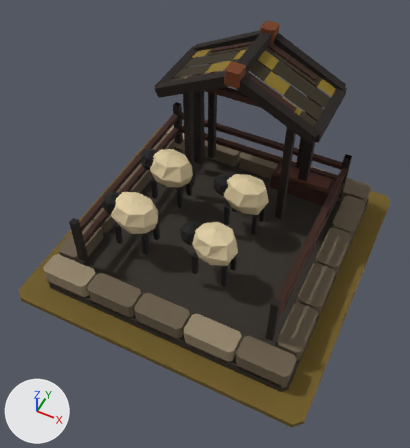
Renders of the glTF model art/pasture_t6/pasture_t6.glb from each side of a commit.
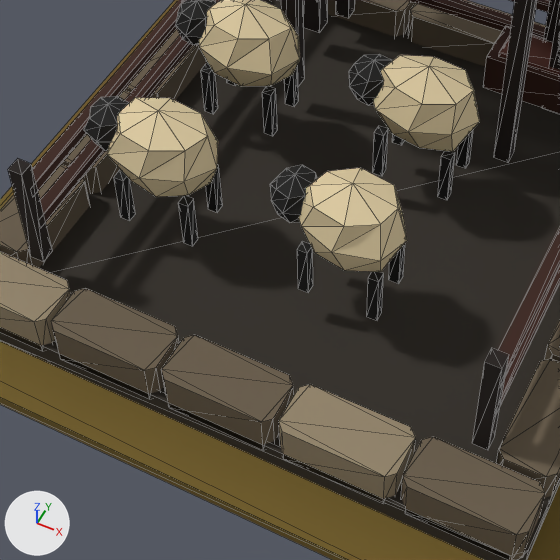
Each version appears first whole from a camera (50 mm lens) standing at (1.27, -2.77, 3.69) and looking at (0.02, -0.27, 0.57), and next in a close-up on the part from 16% to 74% of the width and 34% to 87% of the height. Arrows for +X, +Y and +Z are at lower left; the lights stay in place. The first two pictures are the older version. The close-ups show mesh edges as thin lines.

Objects in the first close-up: 'MMR | pasture | T06 Architecture.001', 'MMR | pasture | Tier 06 Ground.001'.
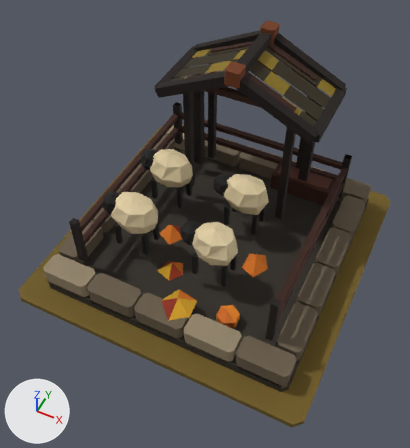
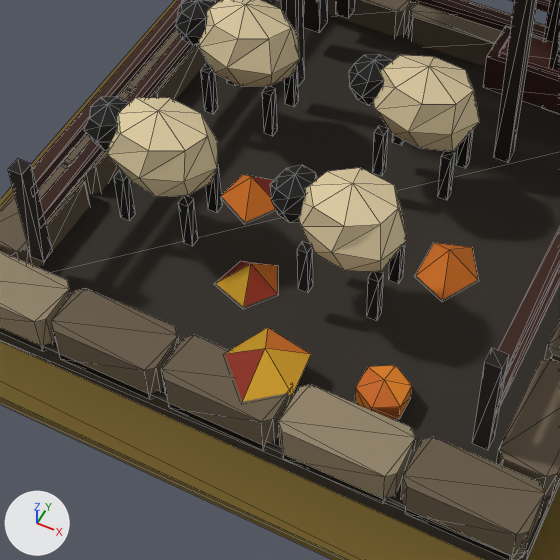
Changed parts and their boxes [x1, y1, x2, y2] in the close-ups (560 x 560 px):
'MMR | pasture | T06 Autumn Dressing.001', added (orange)
    after: [216, 175, 478, 420]

The change in detail:
Mesh me_mmr___pasture___t06_autumn_dressing_001 is new.
It has 37 vertices, 38 faces and spans x -0.442..0.511, y -0.971..-0.012, z 0.085..0.315.
It uses material mat_mmr___shared_palette_atlas (picture img_mmr_shared_color_palette_64).
Object 'MMR | pasture | T06 Autumn Dressing.001' (ob_mmr___pasture___t06_autumn_dressing_001) is new; it shows me_mmr___pasture___t06_autumn_dressing_001.
Its location is (0.0, 0.0, 0.05).
